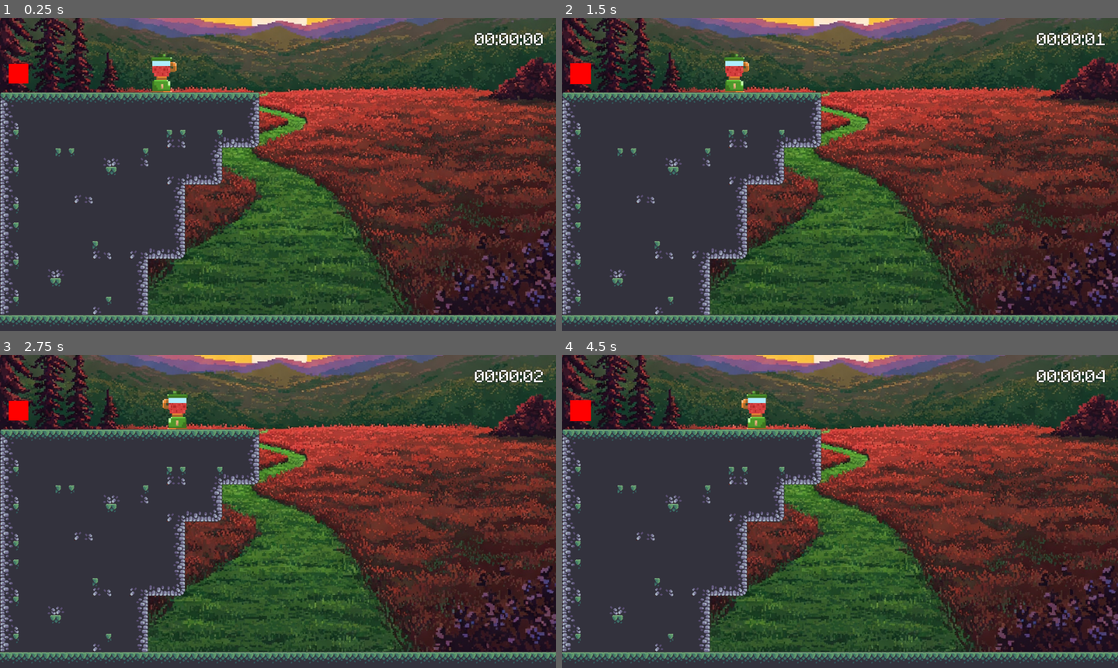
Above: before the commit, frames 1-4 (two rows, left to right).
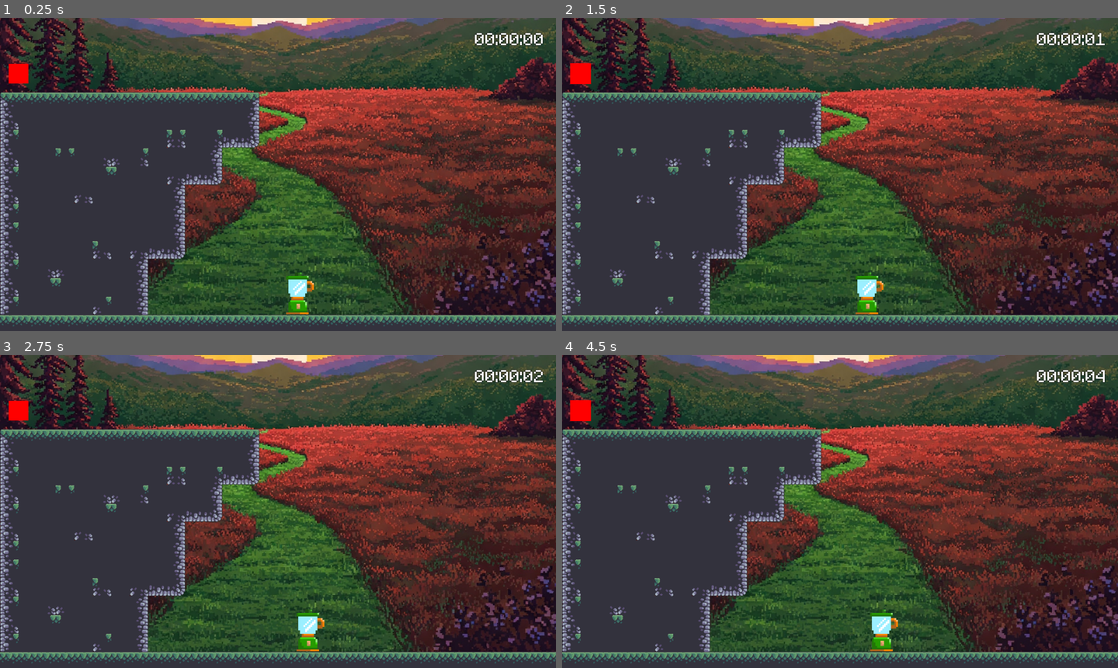
Above: after the commit, the same moments.

Repository: yorukot/JuiceJump
Game: Godot game, scene res://Scenes/SpawnPoint.tscn
Same seed, same stepped clock (60 frames per second), same inputs: the game is played once before the commit and once after it.
Inputs:
- Up to frame 1 (0.25 s): no input
- Up to frame 2 (1.5 s): hold Right (move_right) from 0.53 s (still down); tap Space (jump) at 0.6, 0.77, 1.07, 1.35 s
- Up to frame 3 (2.75 s): tap Space (jump) at 1.52, 1.82, 2.1 s; release Right (move_right) at 2.03 s; hold Left (move_left) from 2.03 s (still down)
- Up to frame 4 (4.5 s): release Left (move_left) at 2.78 s; hold Right (move_right) 2.78-4.28 s; tap Space (jump) at 2.85, 3.02, 3.32, 3.6, 3.77, 4.07, 4.35 s; hold Left (move_left) from 4.28 s (still down)

The runs differ from the first frame. In frame 1, 0.8% of the frame differs, in the area x 27-57%, y 11-95%; in frame 2, 0.8%; in frame 3, 0.9%; in frame 4, 0.9%, in the area x 32-61%, y 11-95%.

Commit message:
add animation sprite for juicer

Diff:
--- a/Scenes/Audio/BGMPLayer.tscn
+++ b/Scenes/Audio/BGMPLayer.tscn
@@ -1,3 +1,8 @@
-[gd_scene format=3 uid="uid://bji8w0r0m2gp6"]
+[gd_scene load_steps=2 format=3 uid="uid://c5yal4g4qnb4c"]
 
-[node name="BgmpLayer" type="Node2D"]
+[ext_resource type="AudioStream" uid="uid://b66e8oge6v40g" path="res://Asset/Audio/BGM.mp3" id="1_uqocr"]
+
+[node name="BgmPlayer" type="AudioStreamPlayer2D"]
+stream = ExtResource("1_uqocr")
+volume_db = -18.0
+autoplay = true
--- a/Scenes/Player/Player.tscn
+++ b/Scenes/Player/Player.tscn
@@ -1,19 +1,255 @@
-[gd_scene load_steps=5 format=3 uid="uid://b2f45ywh5oe7g"]
-
-[ext_resource type="Script" path="res://Scripts/Player/PlayerController.gd" id="1_player"]
-[ext_resource type="Texture2D" uid="uid://dvo2x2n6kr6bt" path="res://white_box.png" id="2_sprite"]
-[ext_resource type="PackedScene" uid="uid://c3ymhq6vk6ply" path="res://Scenes/Audio/JuicerAudio.tscn" id="3_juicer_audio"]
-
-[sub_resource type="RectangleShape2D" id="RectangleShape2D_vb2tr"]
-size = Vector2(32, 32)
-
-[node name="Player" type="CharacterBody2D" groups=["Player"]]
-script = ExtResource("1_player")
-
-[node name="Sprite2D" type="Sprite2D" parent="."]
-texture = ExtResource("2_sprite")
+[gd_scene load_steps=39 format=3 uid="uid://bif5is2mpm5du"]
+
+[ext_resource type="Texture2D" uid="uid://dr1gwqrid7pga" path="res://Asset/Juicer/juicer_1-Sheet.png" id="1_i5acl"]
+[ext_resource type="Texture2D" uid="uid://7psrvyydep2" path="res://Asset/Juicer/juicer_2-Sheet.png" id="2_epg6k"]
+[ext_resource type="Texture2D" uid="uid://dxuiao0sip34b" path="res://Asset/Juicer/juicer_3-Sheet.png" id="3_0u84n"]
+[ext_resource type="PackedScene" uid="uid://b8losccltbu4g" path="res://Scenes/Audio/JuicerAudio.tscn" id="3_juicer_audio"]
+[ext_resource type="Texture2D" uid="uid://cui3wqr045moo" path="res://Asset/Juicer/juicer_4-Sheet.png" id="4_esmjy"]
+[ext_resource type="Texture2D" uid="uid://dm8ixy5t1w5uk" path="res://Asset/Juicer/juicer_5-Sheet.png" id="5_6tu5v"]
+[ext_resource type="Texture2D" uid="uid://u6hyx2qpehqi" path="res://Asset/Juicer/juicer_0.png" id="6_spxdj"]
+[ext_resource type="Texture2D" uid="uid://be2y5d3f01blm" path="res://Asset/Juicer/juicer_1.png" id="7_0objx"]
+[ext_resource type="Texture2D" uid="uid://cb4rodeidhnlb" path="res://Asset/Juicer/juicer_2.png" id="8_w71ue"]
+[ext_resource type="Texture2D" uid="uid://bk0xsk7cvp3jj" path="res://Asset/Juicer/juicer_3.png" id="9_1e6p3"]
+[ext_resource type="Texture2D" uid="uid://bt87x5iu4km4s" path="res://Asset/Juicer/juicer_4.png" id="10_yb677"]
+
+[sub_resource type="AtlasTexture" id="AtlasTexture_i2g7t"]
+atlas = ExtResource("1_i5acl")
+region = Rect2(0, 0, 16, 24)
+
+[sub_resource type="AtlasTexture" id="AtlasTexture_io2mu"]
+atlas = ExtResource("1_i5acl")
+region = Rect2(16, 0, 16, 24)
+
+[sub_resource type="AtlasTexture" id="AtlasTexture_e5iqy"]
+atlas = ExtResource("1_i5acl")
+region = Rect2(32, 0, 16, 24)
+
+[sub_resource type="AtlasTexture" id="AtlasTexture_8t5qx"]
+atlas = ExtResource("1_i5acl")
+region = Rect2(48, 0, 16, 24)
+
+[sub_resource type="AtlasTexture" id="AtlasTexture_8rd5p"]
+atlas = ExtResource("1_i5acl")
+region = Rect2(64, 0, 16, 24)
+
+[sub_resource type="AtlasTexture" id="AtlasTexture_wwmao"]
+atlas = ExtResource("2_epg6k")
+region = Rect2(0, 0, 16, 24)
+
+[sub_resource type="AtlasTexture" id="AtlasTexture_7xdrn"]
+atlas = ExtResource("2_epg6k")
+region = Rect2(16, 0, 16, 24)
+
+[sub_resource type="AtlasTexture" id="AtlasTexture_wid83"]
+atlas = ExtResource("2_epg6k")
+region = Rect2(32, 0, 16, 24)
+
+[sub_resource type="AtlasTexture" id="AtlasTexture_g7gci"]
+atlas = ExtResource("2_epg6k")
+region = Rect2(48, 0, 16, 24)
+
+[sub_resource type="AtlasTexture" id="AtlasTexture_r6t50"]
+atlas = ExtResource("2_epg6k")
+region = Rect2(64, 0, 16, 24)
+
+[sub_resource type="AtlasTexture" id="AtlasTexture_6rswy"]
+atlas = ExtResource("3_0u84n")
+region = Rect2(0, 0, 16, 24)
+
+[sub_resource type="AtlasTexture" id="AtlasTexture_jbjyn"]
+atlas = ExtResource("3_0u84n")
+region = Rect2(16, 0, 16, 24)
+
+[sub_resource type="AtlasTexture" id="AtlasTexture_lw74r"]
+atlas = ExtResource("3_0u84n")
+region = Rect2(32, 0, 16, 24)
+
+[sub_resource type="AtlasTexture" id="AtlasTexture_tf3ct"]
+atlas = ExtResource("3_0u84n")
+region = Rect2(48, 0, 16, 24)
+
+[sub_resource type="AtlasTexture" id="AtlasTexture_to4uw"]
+atlas = ExtResource("3_0u84n")
+region = Rect2(64, 0, 16, 24)
+
+[sub_resource type="AtlasTexture" id="AtlasTexture_p7cr0"]
+atlas = ExtResource("4_esmjy")
+region = Rect2(0, 0, 16, 24)
+
+[sub_resource type="AtlasTexture" id="AtlasTexture_vrod0"]
+atlas = ExtResource("4_esmjy")
+region = Rect2(16, 0, 16, 24)
+
+[sub_resource type="AtlasTexture" id="AtlasTexture_fcbn2"]
+atlas = ExtResource("4_esmjy")
+region = Rect2(32, 0, 16, 24)
+
+[sub_resource type="AtlasTexture" id="AtlasTexture_hjq2i"]
+atlas = ExtResource("4_esmjy")
+region = Rect2(48, 0, 16, 24)
+
+[sub_resource type="AtlasTexture" id="AtlasTexture_ui31c"]
+atlas = ExtResource("4_esmjy")
+region = Rect2(64, 0, 16, 24)
+
+[sub_resource type="AtlasTexture" id="AtlasTexture_karlm"]
+atlas = ExtResource("5_6tu5v")
+region = Rect2(0, 0, 16, 24)
+
+[sub_resource type="AtlasTexture" id="AtlasTexture_2avfq"]
+atlas = ExtResource("5_6tu5v")
+region = Rect2(16, 0, 16, 24)
+
+[sub_resource type="AtlasTexture" id="AtlasTexture_d2y64"]
+atlas = ExtResource("5_6tu5v")
+region = Rect2(32, 0, 16, 24)
+
+[sub_resource type="AtlasTexture" id="AtlasTexture_w4oha"]
+atlas = ExtResource("5_6tu5v")
+region = Rect2(48, 0, 16, 24)
+
+[sub_resource type="AtlasTexture" id="AtlasTexture_4ribq"]
+atlas = ExtResource("5_6tu5v")
+region = Rect2(64, 0, 16, 24)
+
+[sub_resource type="SpriteFrames" id="SpriteFrames_jh1yi"]
+animations = [{
+"frames": [{
+"duration": 1.0,
+"texture": SubResource("AtlasTexture_i2g7t")
+}, {
+"duration": 1.0,
+"texture": SubResource("AtlasTexture_io2mu")
+}, {
+"duration": 1.0,
+"texture": SubResource("AtlasTexture_e5iqy")
+}, {
+"duration": 1.0,
+"texture": SubResource("AtlasTexture_8t5qx")
+}, {
+"duration": 1.0,
+"texture": SubResource("AtlasTexture_8rd5p")
+}],
+"loop": true,
+"name": &"juice_1",
+"speed": 30.0
+}, {
+"frames": [{
+"duration": 1.0,
+"texture": SubResource("AtlasTexture_wwmao")
+}, {
+"duration": 1.0,
+"texture": SubResource("AtlasTexture_7xdrn")
+}, {
+"duration": 1.0,
+"texture": SubResource("AtlasTexture_wid83")
+}, {
+"duration": 1.0,
+"texture": SubResource("AtlasTexture_g7gci")
+}, {
+"duration": 1.0,
+"texture": SubResource("AtlasTexture_r6t50")
+}],
+"loop": true,
+"name": &"juice_2",
+"speed": 30.0
+}, {
+"frames": [{
+"duration": 1.0,
+"texture": SubResource("AtlasTexture_6rswy")
+}, {
+"duration": 1.0,
+"texture": SubResource("AtlasTexture_jbjyn")
+}, {
+"duration": 1.0,
+"texture": SubResource("AtlasTexture_lw74r")
+}, {
+"duration": 1.0,
+"texture": SubResource("AtlasTexture_tf3ct")
+}, {
+"duration": 1.0,
+"texture": SubResource("AtlasTexture_to4uw")
+}],
+"loop": true,
+"name": &"juice_3",
+"speed": 30.0
+}, {
+"frames": [{
+"duration": 1.0,
+"texture": SubResource("AtlasTexture_p7cr0")
+}, {
+"duration": 1.0,
+"texture": SubResource("AtlasTexture_vrod0")
+}, {
+"duration": 1.0,
+"texture": SubResource("AtlasTexture_fcbn2")
+}, {
+"duration": 1.0,
+"texture": SubResource("AtlasTexture_hjq2i")
+}, {
+"duration": 1.0,
+"texture": SubResource("AtlasTexture_ui31c")
+}],
+"loop": true,
+"name": &"juice_4",
+"speed": 30.0
+}, {
+"frames": [{
+"duration": 1.0,
+"texture": SubResource("AtlasTexture_karlm")
+}, {
+"duration": 1.0,
+"texture": SubResource("AtlasTexture_2avfq")
+}, {
+"duration": 1.0,
+"texture": SubResource("AtlasTexture_d2y64")
+}, {
+"duration": 1.0,
+"texture": SubResource("AtlasTexture_w4oha")
+}, {
+"duration": 1.0,
+"texture": SubResource("AtlasTexture_4ribq")
+}],
+"loop": true,
+"name": &"juice_5",
+"speed": 30.0
+}, {
+"frames": [{
+"duration": 1.0,
+"texture": ExtResource("6_spxdj")
+}, {
+"duration": 1.0,
+"texture": ExtResource("7_0objx")
+}, {
+"duration": 1.0,
+"texture": ExtResource("8_w71ue")
+}, {
+"duration": 1.0,
+"texture": ExtResource("9_1e6p3")
+}, {
+"duration": 1.0,
+"texture": ExtResource("10_yb677")
+}],
+"loop": false,
+"name": &"juice_normal",
+"speed": 0.0
+}]
+
+[sub_resource type="RectangleShape2D" id="RectangleShape2D_1nex2"]
+size = Vector2(39.25, 72.375)
+
+[node name="Juicer" type="CharacterBody2D"]
+
+[node name="AnimatedSprite2D" type="AnimatedSprite2D" parent="."]
+position = Vector2(2.5, 2.5)
+scale = Vector2(3, 3)
+sprite_frames = SubResource("SpriteFrames_jh1yi")
+animation = &"juice_normal"
+frame = 4
+frame_progress = 1.0
 
 [node name="CollisionShape2D" type="CollisionShape2D" parent="."]
-shape = SubResource("RectangleShape2D_vb2tr")
+position = Vector2(-1.625, 2.8125)
+shape = SubResource("RectangleShape2D_1nex2")
 
 [node name="JuicerAudio" parent="." instance=ExtResource("3_juicer_audio")]
--- a/Scenes/SpawnPoint.tscn
+++ b/Scenes/SpawnPoint.tscn
@@ -1,19 +1,15 @@
-[gd_scene load_steps=19 format=4 uid="uid://bcjgkecinyegp"]
+[gd_scene load_steps=17 format=4 uid="uid://bcjgkecinyegp"]
 
 [ext_resource type="Script" uid="uid://chd1wdduspig7" path="res://Scripts/Camera/CameraController.gd" id="1_7liah"]
+[ext_resource type="PackedScene" uid="uid://bif5is2mpm5du" path="res://Scenes/Player/Player.tscn" id="1_e6wm4"]
 [ext_resource type="Texture2D" uid="uid://c6ajpnem0tfb" path="res://black_box.png" id="1_t86hv"]
 [ext_resource type="PackedScene" uid="uid://cd8yvkp3r38t1" path="res://Scenes/Collectables/Apple.tscn" id="1_xwcck"]
 [ext_resource type="Texture2D" uid="uid://kyj8ssf6b3oi" path="res://blue_box.png" id="2_61p7r"]
 [ext_resource type="Script" uid="uid://chf4pxc0gfq3m" path="res://Scripts/Player/PlayerController.gd" id="2_e6wm4"]
 [ext_resource type="Texture2D" uid="uid://u804xc7xg4m3" path="res://Asset/Background/Gemini_Generated_Image_1u077j1u077j1u07.jpeg" id="3_fg8dm"]
-[ext_resource type="Texture2D" uid="uid://bff82i15p582w" path="res://Asset/Juicer/Juicer.png" id="3_xwcck"]
 [ext_resource type="Texture2D" uid="uid://c4wkf2rs3elb8" path="res://Asset/Map/Terrain_1.png" id="4_61p7r"]
-[ext_resource type="PackedScene" uid="uid://b8losccltbu4g" path="res://Scenes/Audio/JuicerAudio.tscn" id="4_vdmki"]
 [ext_resource type="PackedScene" path="res://Scenes/UI/GameTimer.tscn" id="5_e6wm4"]
 [ext_resource type="Texture2D" uid="uid://bhdk3r4c3ly40" path="res://Asset/Map/Jungal.png" id="6_t6gwd"]
-
-[sub_resource type="RectangleShape2D" id="RectangleShape2D_kx31o"]
-size = Vector2(35, 66)
 
 [sub_resource type="TileSetAtlasSource" id="TileSetAtlasSource_fg8dm"]
 texture = ExtResource("1_t86hv")
@@ -276,27 +272,16 @@
 z_index = 20
 anchor_mode = 0
 script = ExtResource("1_7liah")
-player_path = NodePath("../Player")
-
-[node name="Player" type="CharacterBody2D" parent="."]
+player_path = NodePath("../Juicer")
+
+[node name="GameTimer" parent="." instance=ExtResource("5_e6wm4")]
+
+[node name="Juicer" parent="." instance=ExtResource("1_e6wm4")]
 z_index = 5
-position = Vector2(280, 88)
+position = Vector2(516, 473)
 script = ExtResource("2_e6wm4")
 max_jump_force = 1000
-max_charge_time = 2.0
-
-[node name="Sprite2D" type="Sprite2D" parent="Player"]
-position = Vector2(-7.62939e-06, -24)
-scale = Vector2(2.0625, 2.0625)
-texture = ExtResource("3_xwcck")
-
-[node name="CollisionShape2D" type="CollisionShape2D" parent="Player"]
-position = Vector2(0, -24)
-shape = SubResource("RectangleShape2D_kx31o")
-
-[node name="JuicerAudio" parent="Player" instance=ExtResource("4_vdmki")]
-
-[node name="GameTimer" parent="." instance=ExtResource("5_e6wm4")]
+max_charge_time = 3.0
 
 [node name="Map" type="Node" parent="."]
 
--- a/Scenes/Template/MapTemplate.tscn
+++ /dev/null
@@ -1,35 +0,0 @@
-[gd_scene load_steps=6 format=3 uid="uid://b0drrdmdia30k"]
-
-[ext_resource type="Script" uid="uid://chd1wdduspig7" path="res://Scripts/Camera/CameraController.gd" id="1_crv5v"]
-[ext_resource type="Script" uid="uid://chf4pxc0gfq3m" path="res://Scripts/Player/PlayerController.gd" id="2_f8tq8"]
-[ext_resource type="Texture2D" uid="uid://bff82i15p582w" path="res://Asset/Juicer/Juicer.png" id="3_crv5v"]
-[ext_resource type="PackedScene" uid="uid://b8losccltbu4g" path="res://Scenes/Audio/JuicerAudio.tscn" id="4_f8tq8"]
-
-[sub_resource type="RectangleShape2D" id="RectangleShape2D_f8tq8"]
-size = Vector2(35, 66)
-
-[node name="MapTemplate" type="Node2D"]
-
-[node name="Camera" type="Camera2D" parent="."]
-z_index = 20
-anchor_mode = 0
-script = ExtResource("1_crv5v")
-player_path = NodePath("../Player")
-
-[node name="Player" type="CharacterBody2D" parent="."]
-z_index = 5
-position = Vector2(480, 487)
-script = ExtResource("2_f8tq8")
-max_jump_force = 1000
-max_charge_time = 2.0
-
-[node name="Sprite2D" type="Sprite2D" parent="Player"]
-position = Vector2(-7.62939e-06, -7.62939e-06)
-scale = Vector2(2.0625, 2.0625)
-texture = ExtResource("3_crv5v")
-
-[node name="CollisionShape2D" type="CollisionShape2D" parent="Player"]
-position = Vector2(-0.5, 0)
-shape = SubResource("RectangleShape2D_f8tq8")
-
-[node name="JuicerAudio" parent="Player" instance=ExtResource("4_f8tq8")]
--- a/Scripts/Player/PlayerController.gd
+++ b/Scripts/Player/PlayerController.gd
@@ -5,11 +5,11 @@
 # The downward acceleration when in the air, in pixels per second squared.
 @export var fall_acceleration = 1000
 # Maximum jump force
-@export var max_jump_force = 500
+@export var max_jump_force = 1000
 # How quickly jump charges (force gained per second)
 @export var charge_rate = 300
 # Maximum charge time in seconds
-@export var max_charge_time = 1.0
+@export var max_charge_time = 3.0
 # Minimum jump angle (radians) - 0 degrees (horizontal)
 @export var min_jump_angle = 0.0
 # Maximum jump angle (radians) - 75 degrees (mostly vertical)
@@ -40,6 +40,9 @@
 	# Connect to audio signals
 	juicer_audio.start_finished.connect(_on_juicer_start_finished)
 	juicer_audio.end_finished.connect(_on_juicer_end_finished)
+
+	# Set default animation
+	$AnimatedSprite2D.play("juice_normal")
 
 	print("PlayerController: Ready")
 
@@ -101,12 +104,6 @@
 				# Play the juicer end sound
 				juicer_audio.play_end()
 
-				# Update sprite direction
-				if jump_direction < 0:
-					$Sprite2D.flip_h = true
-				elif jump_direction > 0:
-					$Sprite2D.flip_h = false
-
 	# Check for wall collisions and bounce
 	if is_on_wall() or is_on_ceiling():
 		# Simply reverse the velocity components based on the collision
@@ -114,12 +111,6 @@
 			target_velocity.x *= -0.5 * bounce_factor
 		if is_on_ceiling():
 			target_velocity.y *= -0.5 * bounce_factor
-
-		# Update the sprite direction based on bounce
-		if target_velocity.x < 0:
-			$Sprite2D.flip_h = true
-		elif target_velocity.x > 0:
-			$Sprite2D.flip_h = false
 
 	# Vertical Velocity - Apply gravity
 	if not is_on_floor():
Binary file added: Asset/Juicer/juicer_0.png
Not shown, added: Asset/Juicer/juicer_0.png.import
Binary file added: Asset/Juicer/juicer_1-Sheet.png
Not shown, added: Asset/Juicer/juicer_1-Sheet.png.import
Binary file added: Asset/Juicer/juicer_1.png
Not shown, added: Asset/Juicer/juicer_1.png.import
Binary file added: Asset/Juicer/juicer_2-Sheet.png
Not shown, added: Asset/Juicer/juicer_2-Sheet.png.import
Binary file added: Asset/Juicer/juicer_2.png
Not shown, added: Asset/Juicer/juicer_2.png.import
Binary file added: Asset/Juicer/juicer_3-Sheet.png
Not shown, added: Asset/Juicer/juicer_3-Sheet.png.import
(and 10 more such lines)
